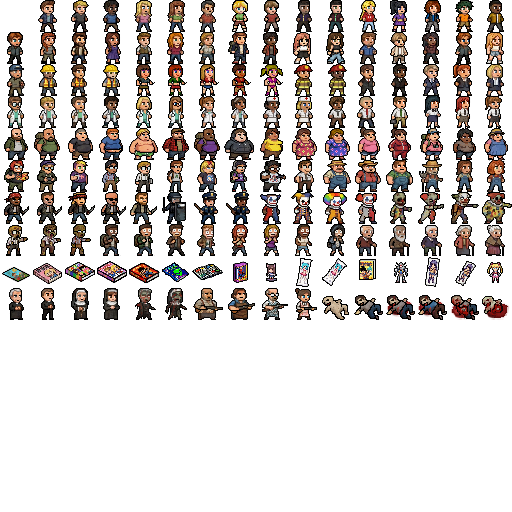
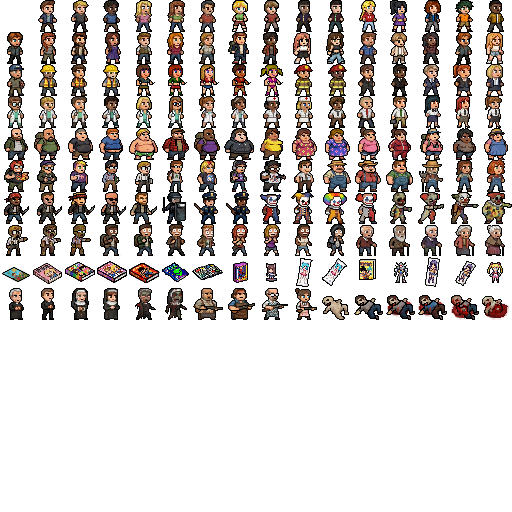
The second 512 × 512 image is a revision of the first. Changes to its layers:
painted on "Layer 145 copy 2" over (323, 304, 341, 320)
painted on "body1 copy" over (332, 296, 375, 309)
painted on "body1 copy 2" over (484, 302, 502, 317)